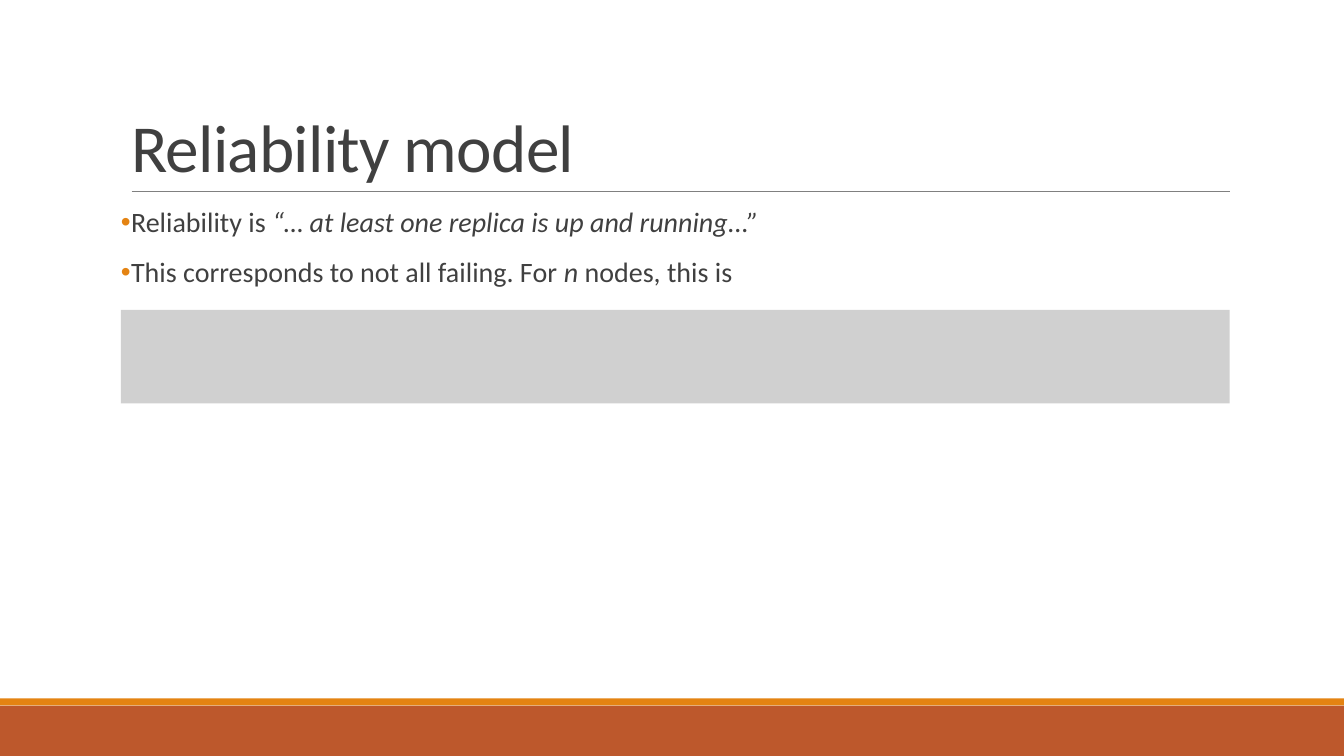
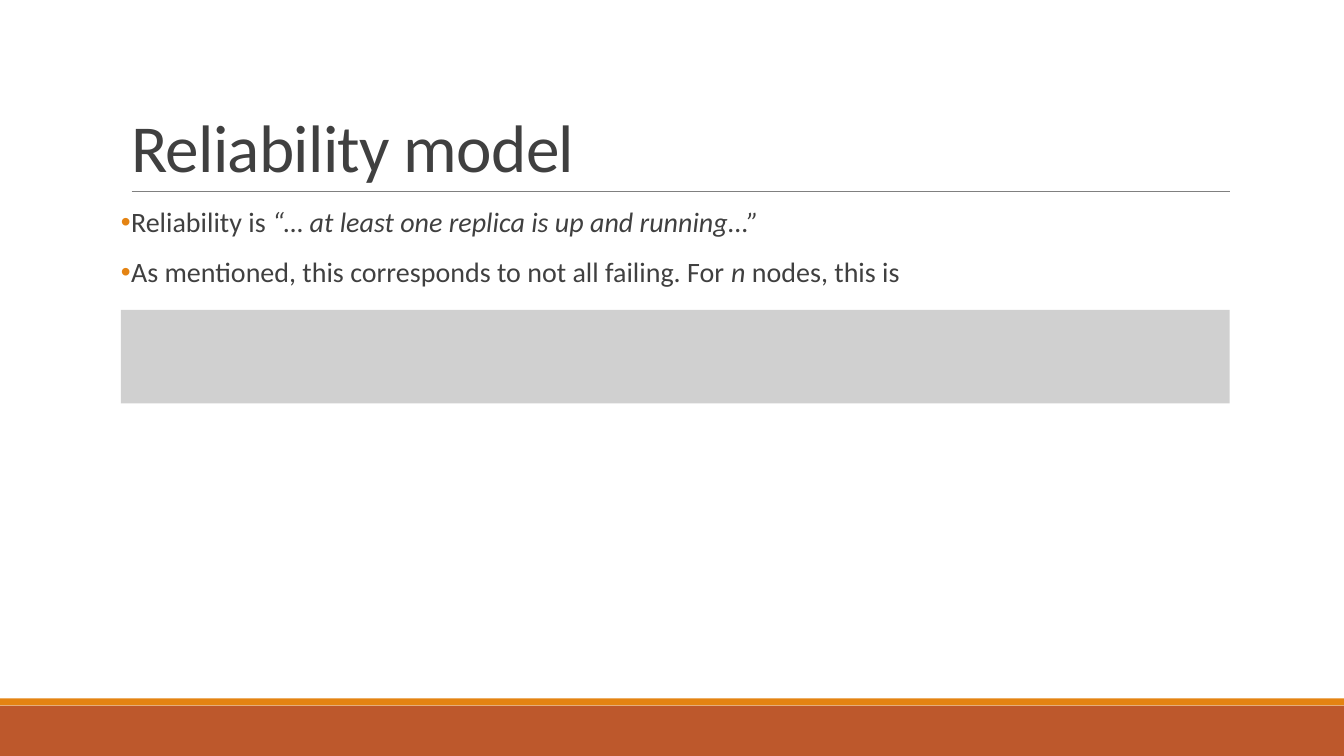
Before and after one commit to PStahl/master_thesis, a slide deck: slide 14 of presentation/presentation2.pptx. Drawn at 1344x756 pixels with LibreOffice and Linux fonts; fonts in the diff are those of the drawing; grey boxes stand for pictures. Boxes give left, top, right and bottom in pixels: in the first picture for what was removed or moved away, otherwise in the second. Text is boxed around its words. In the diff, an @@ line names an element or a change of style, - is before the commit and + after.

```diff
--- a/presentation/presentation2.pptx
+++ b/presentation/presentation2.pptx
@@ text at [131, 262, 899, 287]: text changed @@
-• This corresponds to not all failing. For n nodes, this is
+• As mentioned, this corresponds to not all failing. For n nodes, this is
```
Also in this commit, not shown: 3 other slides changed, 1 slide added.
